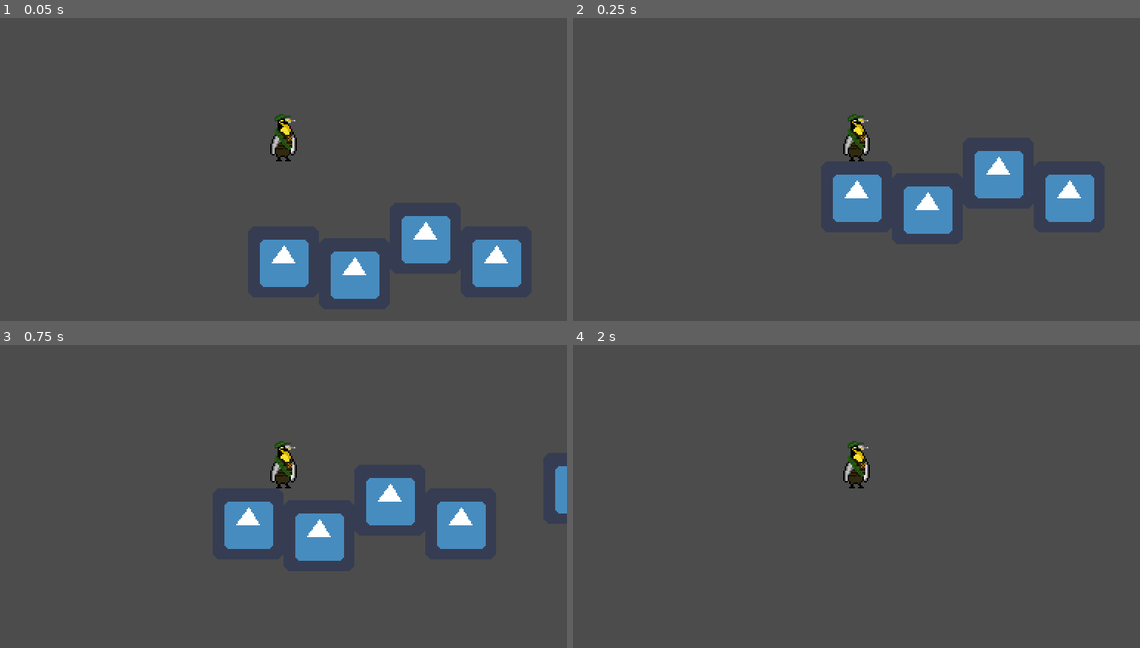
Above: before the commit, frames 1-4 (two rows, left to right).
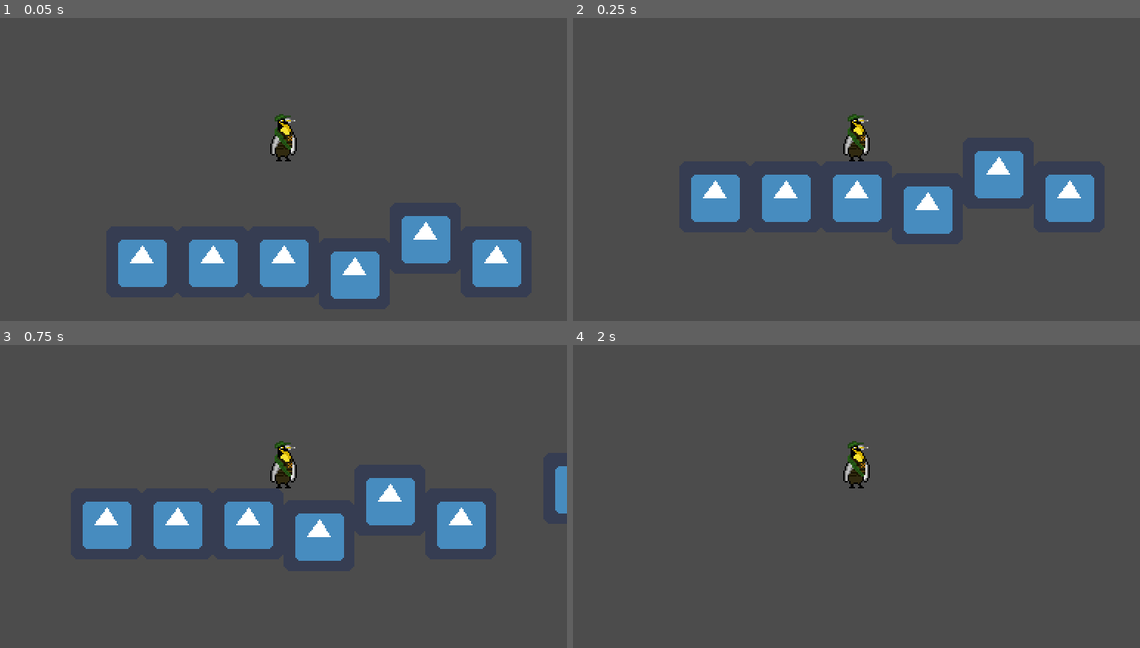
Above: after the commit, the same moments.

Repository: openmindsclub/tux-game
Game: Godot game, scene res://src/main.tscn
Same seed, same stepped clock (60 frames per second), same inputs: the game is played once before the commit and once after it. The project has no main scene, so this scene is started directly. The engine's default icon, where the game draws it, is replaced by a stand-in: a white triangle on a blue panel in a dark square.
Inputs:
- Up to frame 1 (0.05 s): no input
- Up to frame 2 (0.25 s): no input
- Up to frame 3 (0.75 s): tap Enter at 0.5 s; hold Right (move_right) from 0.53 s (still down)
- Up to frame 4 (2 s): keep holding Right (move_right); tap Up (jump) at 0.77, 1.52 s

The runs differ from the first frame. In frame 1, 2.7% of the frame differs, in the area x 20-42%, y 73-89%; in frame 2, 2.7%; in frame 3, 2.7%; in frame 4, nothing differs.

Commit message:
update test scene

Diff:
--- a/src/main.tscn
+++ b/src/main.tscn
@@ -20,6 +20,30 @@
 texture = ExtResource( 2 )
 
 [node name="CollisionShape2D" type="CollisionShape2D" parent="StaticBody2D"]
+shape = SubResource( 1 )
+
+[node name="StaticBody2D6" type="StaticBody2D" parent="."]
+position = Vector2( -48, 72 )
+__meta__ = {
+"_edit_group_": true
+}
+
+[node name="Sprite" type="Sprite" parent="StaticBody2D6"]
+texture = ExtResource( 2 )
+
+[node name="CollisionShape2D" type="CollisionShape2D" parent="StaticBody2D6"]
+shape = SubResource( 1 )
+
+[node name="StaticBody2D7" type="StaticBody2D" parent="."]
+position = Vector2( -96, 72 )
+__meta__ = {
+"_edit_group_": true
+}
+
+[node name="Sprite" type="Sprite" parent="StaticBody2D7"]
+texture = ExtResource( 2 )
+
+[node name="CollisionShape2D" type="CollisionShape2D" parent="StaticBody2D7"]
 shape = SubResource( 1 )
 
 [node name="StaticBody2D2" type="StaticBody2D" parent="."]
